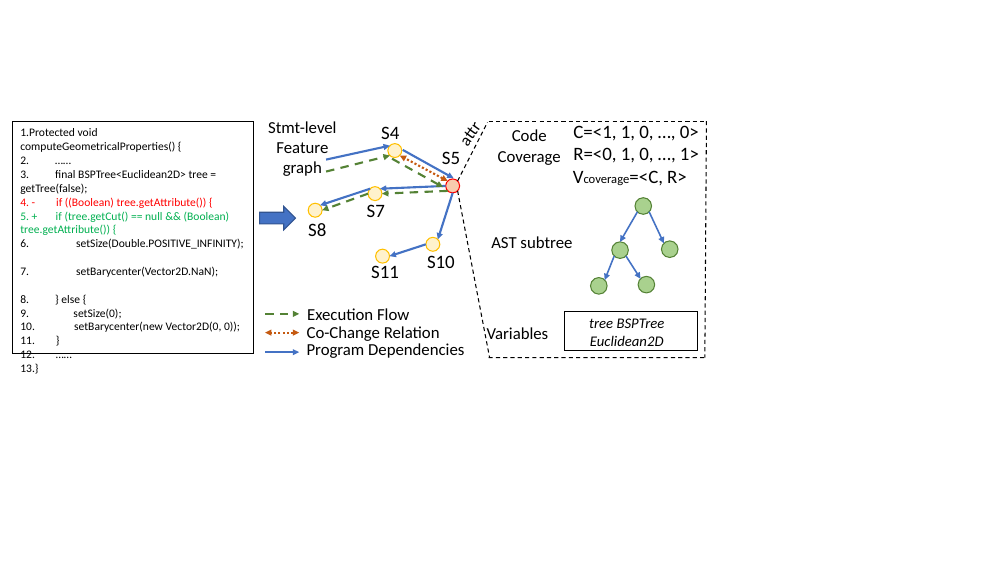
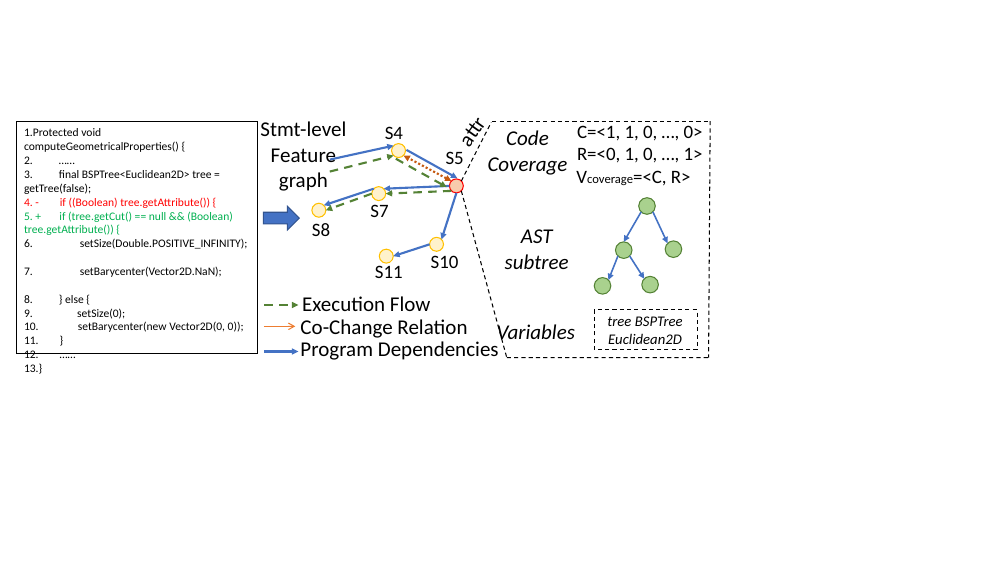
Before and after one commit to tien-n-nguyen/fixlocator, a slide deck: slide 4 of Figures.pptx. Drawn at 1008x567 pixels with LibreOffice and Linux fonts; fonts in the diff are those of the drawing. Boxes give left, top, right and bottom in pixels: in the first picture for what was removed or moved away, otherwise in the second. Text is boxed around its words. In the diff, an @@ line names an element or a change of style, - is before the commit and + after.

```diff
--- a/Figures.pptx
+++ b/Figures.pptx
@@ size 16 to 20 pt in 5 elements at (445, 17, 559, 159), (300, 319, 467, 338), (300, 341, 499, 360), (302, 296, 430, 311), (260, 121, 346, 191) @@
@@ 14 arrows, 10 ellipses, 6 texts, 3 lines, 1 rectangle, 1 double arrow, 1 right arrow: place and size @@
-14 arrows, 10 ellipses, 6 texts, 3 lines, 1 rectangle, 1 double arrow, 1 right arrow at (13, 121, 707, 358)
+14 arrows, 10 ellipses, 6 texts, 3 lines, 1 rectangle, 1 double arrow, 1 right arrow at (17, 121, 710, 358)
@@ line moved from (457, 191) - (490, 358) to (461, 191) - (507, 358) @@
@@ size 16 to 20 pt, italic on in 3 elements at (497, 324, 575, 346), (488, 130, 568, 175), (505, 229, 569, 269) @@
@@ text "AST subtree": place and size @@
-text "AST subtree" at (491, 236, 572, 248)
+text "AST subtree" at (505, 229, 569, 269)
@@ text "Execution Flow": place and size @@
-text "Execution Flow" at (307, 308, 409, 320)
+text "Execution Flow" at (302, 296, 430, 311)
@@ double arrow moved from (299, 333) - (265, 333) to (264, 327) - (296, 327) @@
@@ double arrow (264, 327) - (296, 327): double arrow to arrow; stroke #C55A11 2 pt dashed to #ED7D31 1 pt @@
@@ arrow moved from (265, 314) - (299, 314) to (265, 305) - (299, 305) @@
@@ text "Co-Change Relation": place and size @@
-text "Co-Change Relation" at (307, 326, 440, 341)
+text "Co-Change Relation" at (300, 319, 467, 338)
@@ text "Variables": place and size @@
-text "Variables" at (487, 327, 549, 343)
+text "Variables" at (497, 324, 575, 346)
@@ text "tree BSPTree Euclidean2D": place and size @@
-text "tree BSPTree Euclidean2D" at (589, 318, 665, 346)
+text "tree BSPTree Euclidean2D" at (607, 316, 683, 344)
@@ rectangle: place and size @@
-rectangle at (565, 312, 697, 352)
+rectangle at (594, 310, 697, 350)
@@ rectangle at (594, 310, 697, 350): outline #000000 1 pt to #000000 1 pt dashed @@
@@ line moved from (488, 358) - (705, 358) to (507, 358) - (709, 358) @@
```
Also in this commit, not shown: 3 other files.
